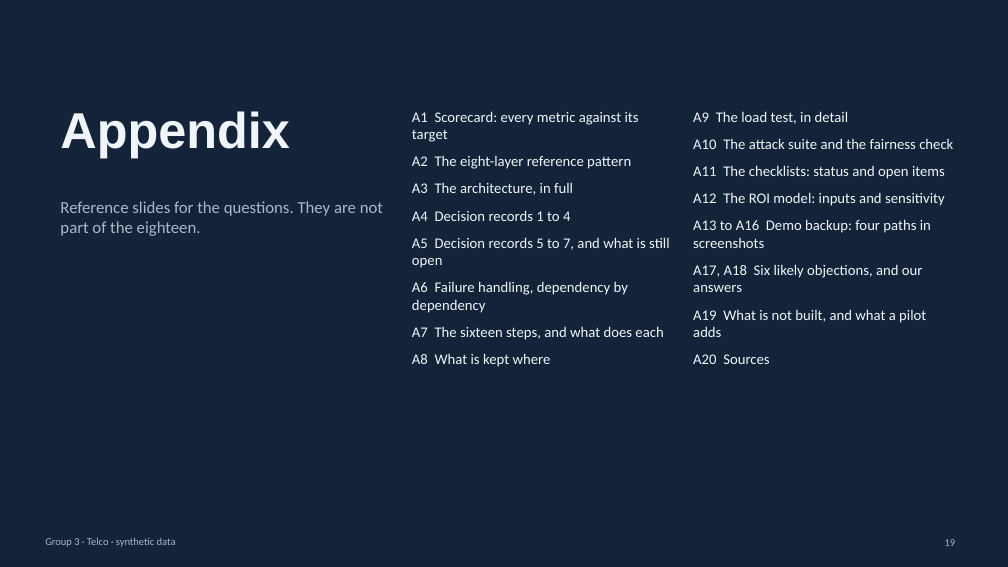
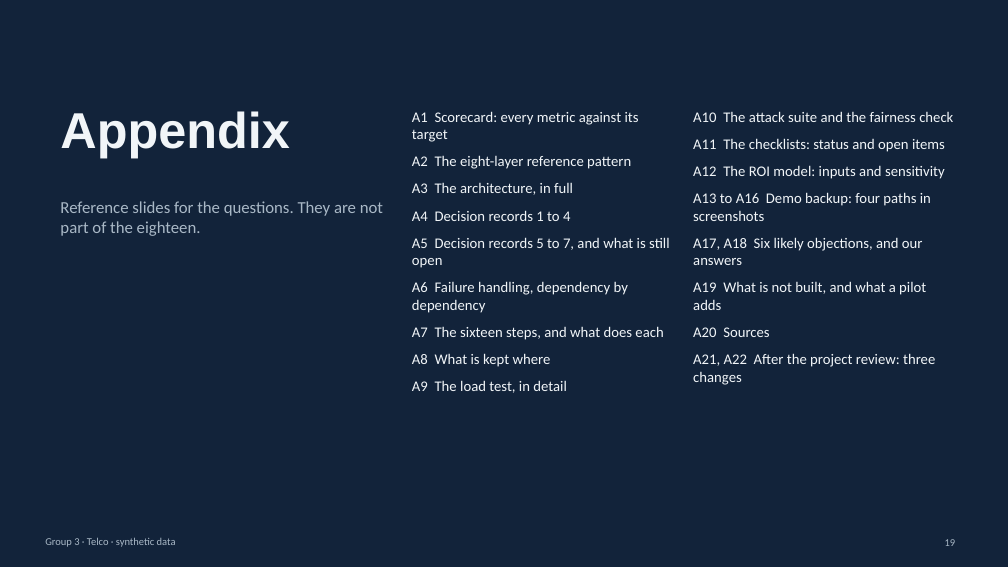
Before and after one commit to cybervava/capstone_telecom, a slide deck: slide 19 of presentation/G3_Telco_Presentation.pptx. Drawn at 1008x567 pixels with LibreOffice and Linux fonts; fonts in the diff are those of the drawing. Boxes give left, top, right and bottom in pixels: in the first picture for what was removed or moved away, otherwise in the second. Text is boxed around its words. In the diff, an @@ line names an element or a change of style, - is before the commit and + after.

Commit message:
docs: the release of 25 Nov on the AWS host, and what was still stale
The review's changes reached the AWS host in release 797ab92 (GitLab
pipeline 3116487891: 2,902 tests, 95.78% coverage, the evaluations, a
clean image scan, then the host's eight journeys). The attempt before it,
d686b41, failed journey 7 on a race in the check and the host started
d084c6f again by itself; the plan's progress log, the README, the
evaluation report, the checklists and the deck say so, and name the
pipeline that released the code instead of the one of 24 Nov.

An audit of the documents against the current state found statements
that still described the system before the review: lists of programs,
keys, gateway users and settings without the MCP server; the guide
answer without the model's choice (now with 144 of 144 beside the rules'
129); ADR 0001 as the only formal decision file; 58 runs of 40 attacks,
2,662 tests, 78 packages and 101 unfixed findings as current figures;
client decisions to D11; two evaluation reports dated 17 Nov that were
re-run on 25 Nov; version stamps of 24 Nov and the checklists' cover at
b9c70ef. All five PDFs and the deck are rebuilt from their sources at the
same page counts (14, 13, 10, 2, 2; deck 41).

```diff
--- a/presentation/G3_Telco_Presentation.pptx
+++ b/presentation/G3_Telco_Presentation.pptx
@@ text at bbox=[693, 111, 849, 124]: paragraph removed @@
-A9 The load test, in detail
@@ text at bbox=[693, 353, 935, 385]: paragraph added @@
+A21, A22 After the project review: three changes
@@ text at bbox=[412, 380, 567, 393]: paragraph added @@
+A9 The load test, in detail
```
Also in this commit, not shown: 11 other slides changed, 30 other files.
